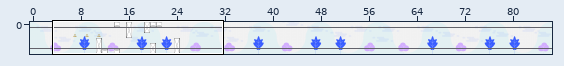
One commit to this Tiled map: assets/levels/lvl1/level1.tmx. The first picture is a wide view before the edit; the outline marks the close-up.
Close-up. Before the edit:
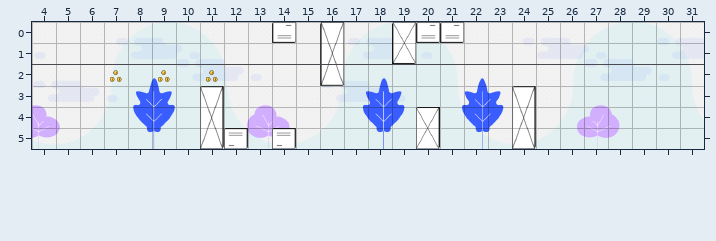
Cells are 68x60 px. Shown: x 4..31, y 0..5.
And afterwards:
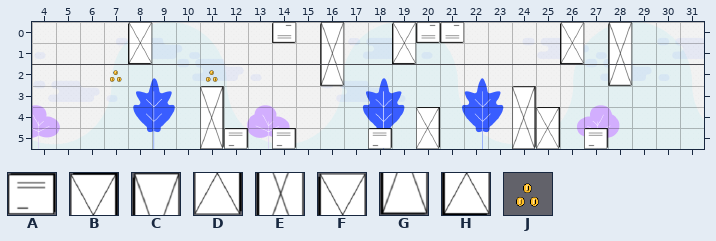
Key: from "box-tiles": A 0, B 1, C 2, D 4, E 5, F 7, G 8, H 10; from "coins": J 0.
_ is an empty cell.
Objects are placed by their top-left corner, in cells (3,4 is the top-left corner of cell 3,4); size is 1x1 cell unless given.
Diff:
{"where": "layer \"obstacles\""}
{"y":0,"x":8,"old":"_","new":"F"}
{"y":0,"x":26,"old":"_","new":"F"}
{"y":0,"x":28,"old":"_","new":"C"}
{"y":1,"x":8,"old":"_","new":"H"}
{"y":1,"x":26,"old":"_","new":"H"}
{"y":1,"x":28,"old":"_","new":"E"}
{"y":2,"x":28,"old":"_","new":"G"}
{"y":4,"x":25,"old":"_","new":"B"}
{"y":5,"x":18,"old":"_","new":"A"}
{"y":5,"x":25,"old":"_","new":"D"}
{"y":5,"x":27,"old":"_","new":"A"}
{"where": "layer \"coins\""}
{"was": "J \"coin\" at 9,2"}
{"label":"changed","picture_box":[128,22,170,82]}
{"label":"added","picture_box":[560,22,584,64]}
{"label":"added","picture_box":[608,22,632,86]}
{"label":"added","picture_box":[536,107,560,149]}
{"label":"added","picture_box":[368,128,392,149]}
{"label":"added","picture_box":[584,128,608,149]}
